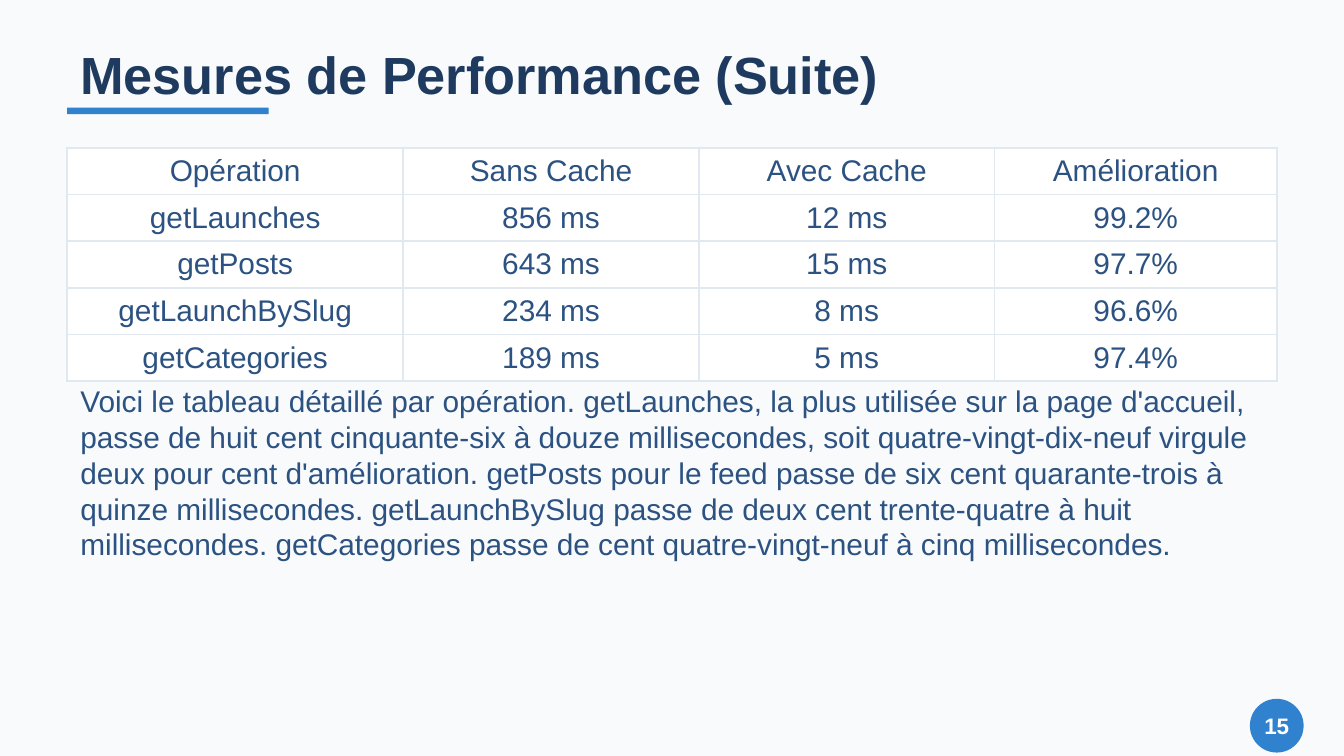
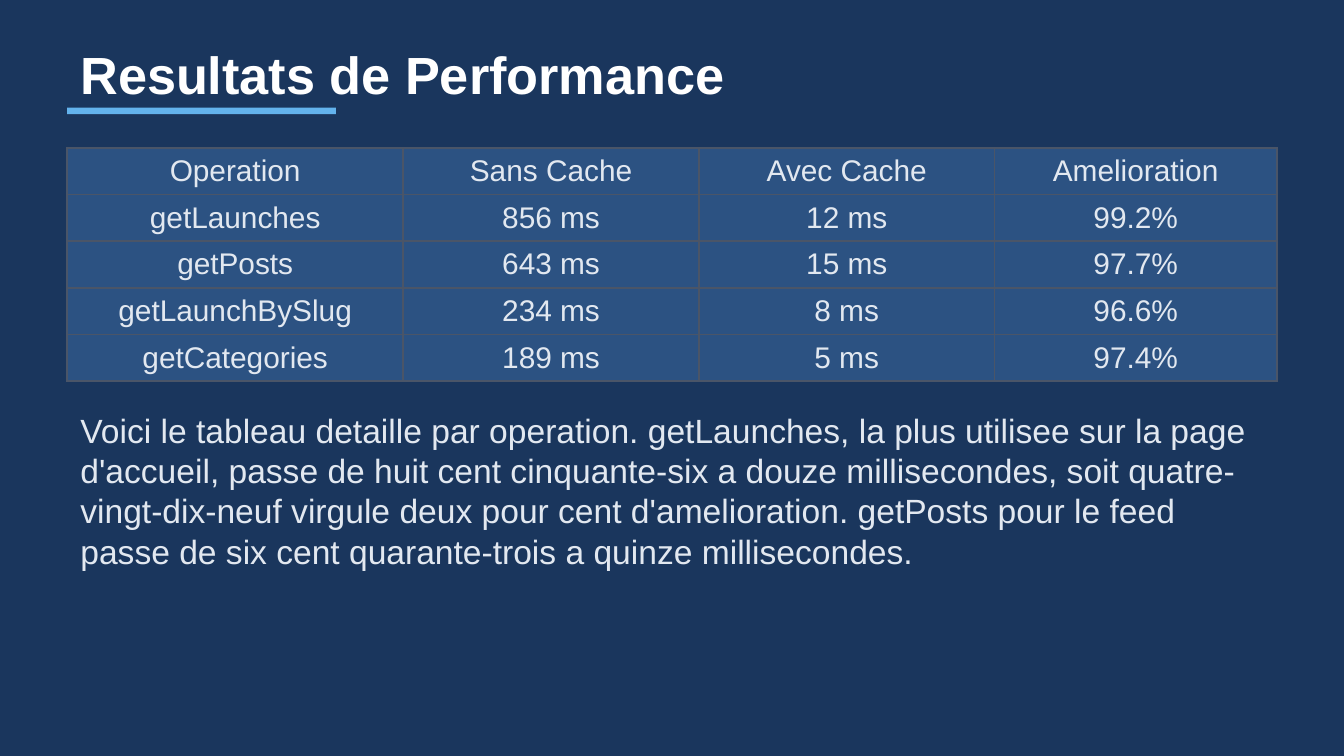
Before and after one commit to Zeinot/marketplace-saas, a slide deck: slide 15 of output/Presentation_Cache_Redis.pptx. Drawn at 1344x756 pixels with LibreOffice and Linux fonts; fonts in the diff are those of the drawing. Boxes give left, top, right and bottom in pixels: in the first picture for what was removed or moved away, otherwise in the second. Text is boxed around its words. In the diff, an @@ line names an element or a change of style, - is before the commit and + after.

```diff
--- a/output/Presentation_Cache_Redis.pptx
+++ b/output/Presentation_Cache_Redis.pptx
@@ background #F8FAFC to #1A365D @@
@@ text at [80,56,724,95]: text changed; text colour #1E3A5F to #FFFFFF @@
-Mesures de Performance (Suite)
+Resultats de Performance
@@ rectangle: place and size @@
-rectangle at [67,108,269,114]
+rectangle at [67,108,336,114]
@@ rectangle at [67,108,336,114]: fill #3182CE to #63B3ED @@
@@ table at [67,148,1277,377] @@
-row 1, column 1: Opération
+row 1, column 1: Operation
-row 1, column 4: Amélioration
+row 1, column 4: Amelioration
@@ fill #FFFFFF to #2C5282 in 20 cells @@
@@ text colour #2C5282 to #E2E8F0 in "Sans Cache", "Avec Cache", "getLaunches", "856 ms" and 14 more places @@
@@ borders changed @@
@@ text at [80,418,1245,570]: text changed; size 16 to 18 pt; text colour #2C5282 to #E2E8F0 @@
-Voici le tableau détaillé par opération. getLaunches, la plus utilisée sur la page d'accueil, passe de huit cent cinquante-six à douze millisecondes, soit quatre-vingt-dix-neuf virgule deux pour cent d'amélioration. getPosts pour le feed passe de six cent quarante-trois à quinze millisecondes. getLaunchBySlug passe de deux cent trente-quatre à huit millisecondes. getCategories passe de cent quatre-vingt-neuf à cinq millisecondes.
+Voici le tableau detaille par operation. getLaunches, la plus utilisee sur la page d'accueil, passe de huit cent cinquante-six a douze millisecondes, soit quatre-vingt-dix-neuf virgule deux pour cent d'amelioration. getPosts pour le feed passe de six cent quarante-trois a quinze millisecondes.
@@ ellipse removed at [1250,699,1304,753] @@
@@ text removed at [1264,718,1289,735] @@
-15
```
Also in this commit, not shown: 16 other slides changed, 3 slides added, 3 slides removed, 22 other files.
